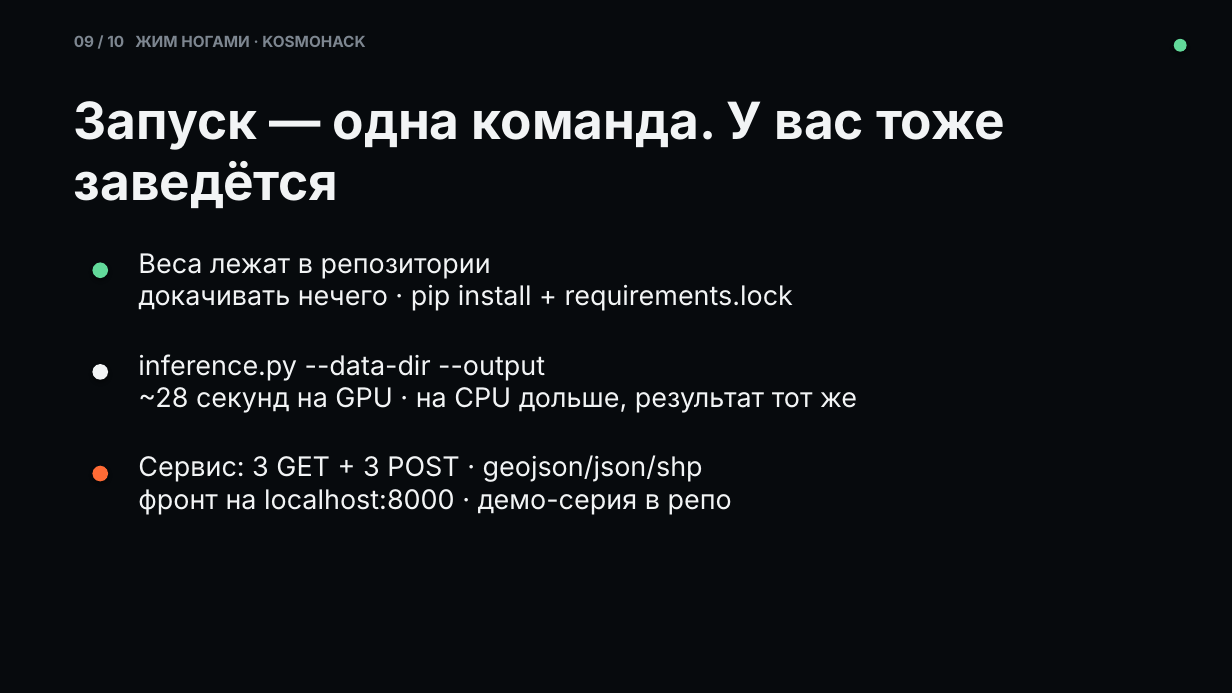
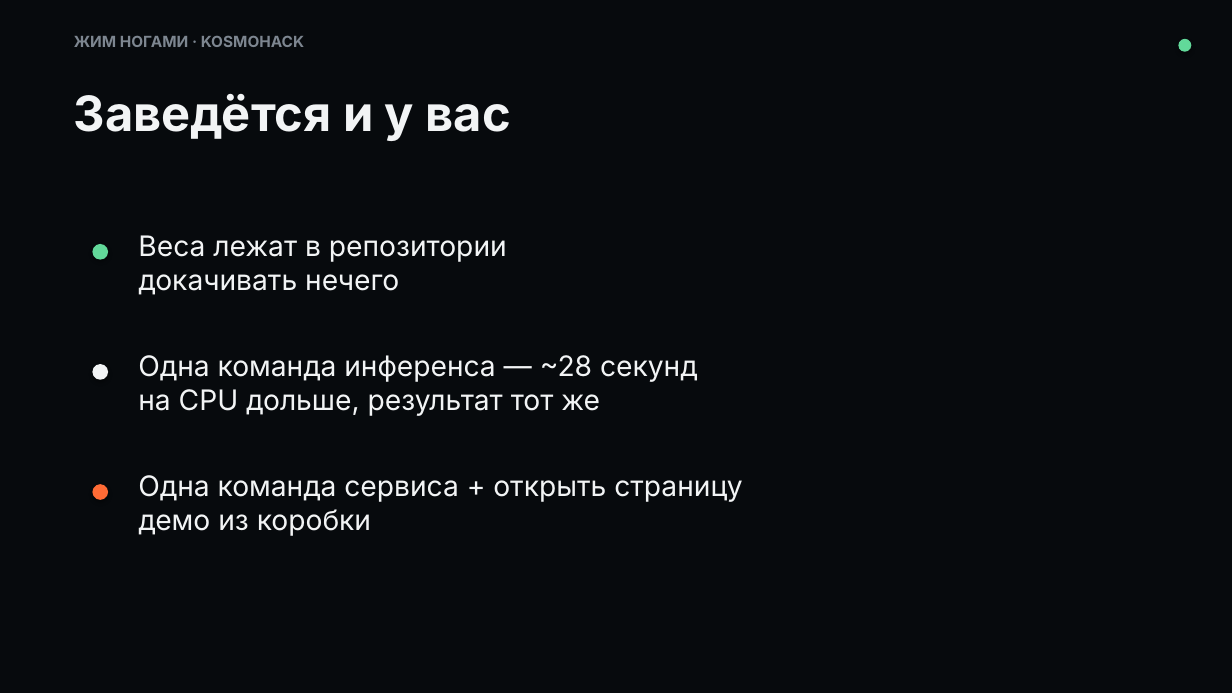
Before and after one commit to izislesar/kosmohack, a slide deck: slide 9 of docs/slides-deck.pptx. Drawn at 1232x693 pixels with LibreOffice and Linux fonts; fonts in the diff are those of the drawing. Boxes give left, top, right and bottom in pixels: in the first picture for what was removed or moved away, otherwise in the second. Text is boxed around its words. In the diff, an @@ line names an element or a change of style, - is before the commit and + after.

```diff
--- a/docs/slides-deck.pptx
+++ b/docs/slides-deck.pptx
@@ text at box(74, 36, 304, 47): text changed @@
-09 / 10 ЖИМ НОГАМИ · KOSMOHACK
+ЖИМ НОГАМИ · KOSMOHACK
@@ ellipse: place and size @@
-ellipse at box(1174, 39, 1187, 52)
+ellipse at box(1178, 39, 1191, 52)
@@ text at box(74, 94, 511, 141): text changed; size 40 to 38 pt @@
-Запуск — одна команда. У вас тоже заведётся
+Заведётся и у вас
@@ text at box(138, 235, 507, 295): text changed; size 15 to 22 pt; text colour #7D8690 to #F2F4F5 @@
-Веса лежат в репозитории
-докачивать нечего · pip install + requirements.lock
+Веса лежат в репозитории
+докачивать нечего
@@ ellipse: place and size @@
-ellipse at box(92, 262, 108, 278)
+ellipse at box(92, 244, 108, 260)
@@ text at box(138, 355, 698, 416): text changed; size 15 to 22 pt; text colour #7D8690 to #F2F4F5 @@
-inference.py --data-dir --output
-~28 секунд на GPU · на CPU дольше, результат тот же
+Одна команда инференса — ~28 секунд
+на CPU дольше, результат тот же
@@ text at box(138, 475, 742, 536): text changed; size 15 to 22 pt; text colour #7D8690 to #F2F4F5 @@
-Сервис: 3 GET + 3 POST · geojson/json/shp
-фронт на localhost:8000 · демо-серия в репо
+Одна команда сервиса + открыть страницу
+демо из коробки
@@ ellipse: place and size @@
-ellipse at box(92, 466, 108, 482)
+ellipse at box(92, 484, 108, 500)
```
Also in this commit, not shown: 1 other slide changed, 7 slides added, 7 slides removed.
